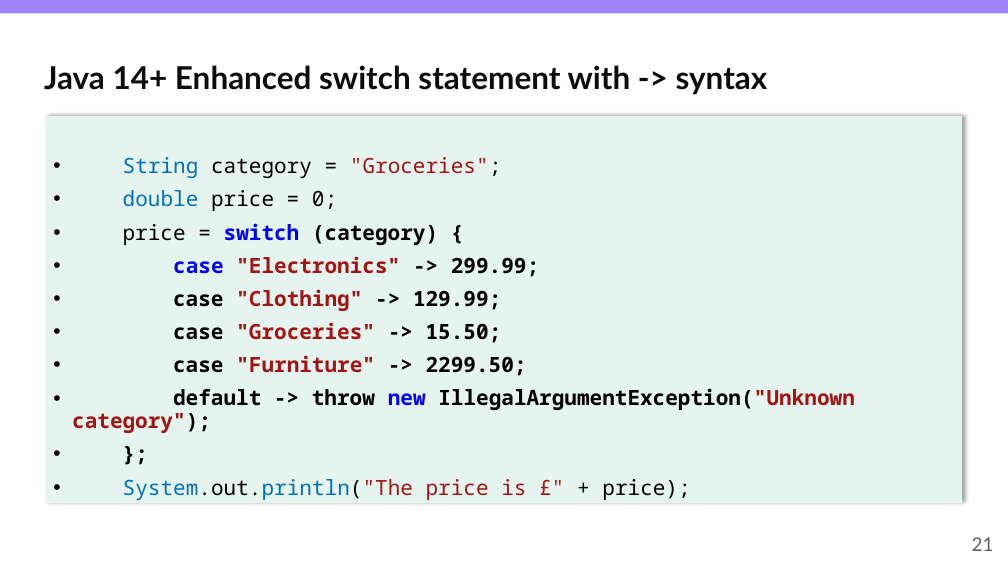
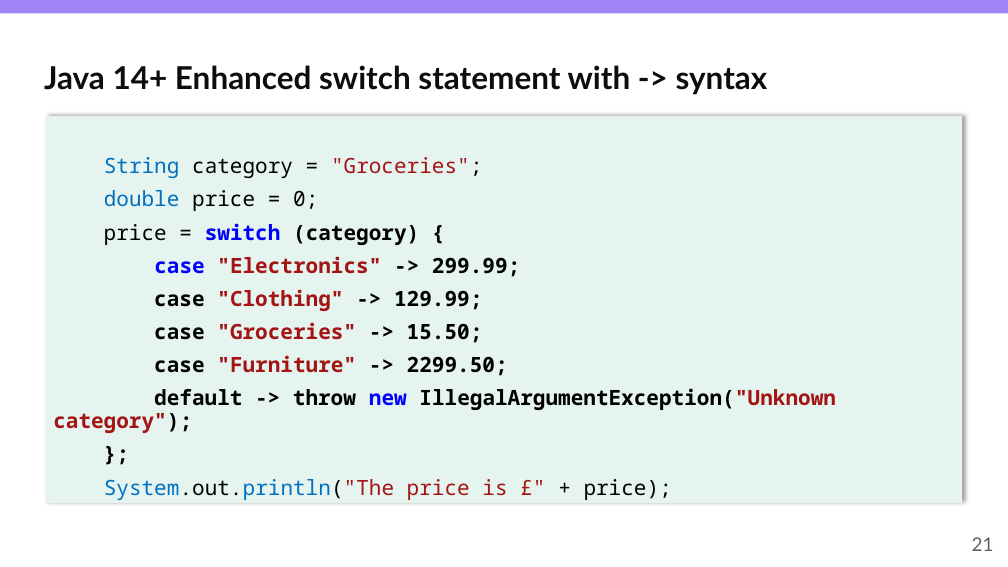
Before and after one commit to mikebaradaran/mod1, a slide deck: slide 21 of 01b-Java Basics - Vars and Selection.pptx. Drawn at 1008x567 pixels with LibreOffice and Linux fonts; fonts in the diff are those of the drawing; background and template pictures are left out. Boxes give left, top, right and bottom in pixels: in the first picture for what was removed or moved away, otherwise in the second. Text is boxed around its words. In the diff, an @@ line names an element or a change of style, - is before the commit and + after.

```diff
--- a/01b-Java Basics - Vars and Selection.pptx
+++ b/01b-Java Basics - Vars and Selection.pptx
@@ rectangle "String category = "Groceries";" at [46,116,963,504]: bullet • to none @@
```
Also in this commit, not shown: 2 other slides changed, 4 other files.
